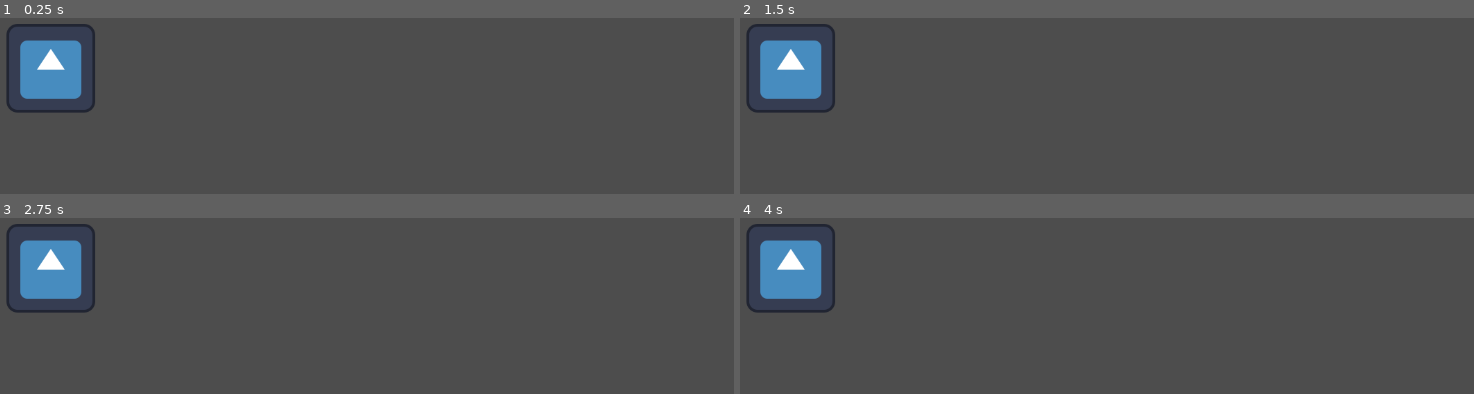
Above: before the commit, frames 1-4 (two rows, left to right).
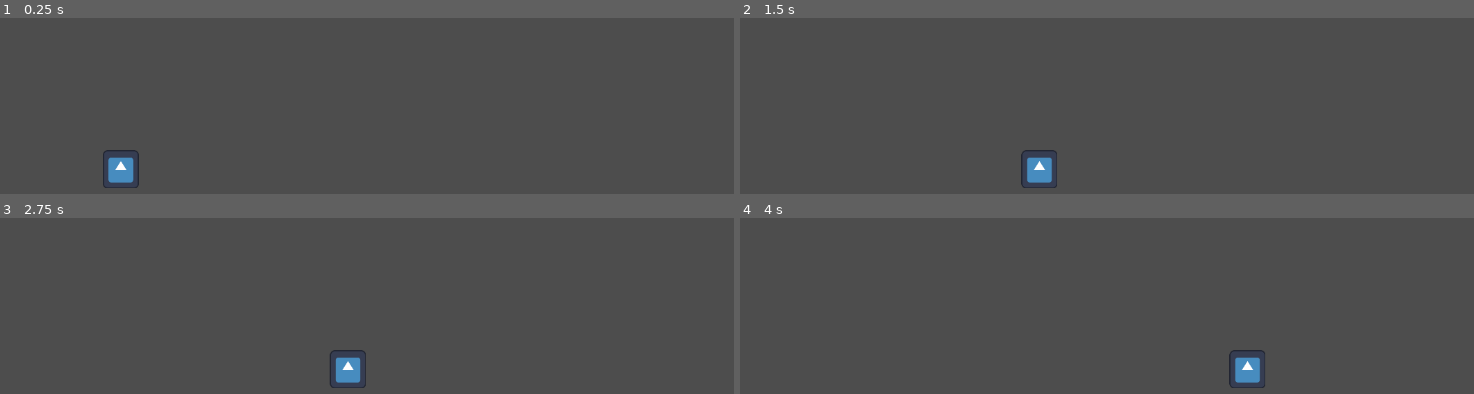
Above: after the commit, the same moments.

Repository: aboba704/Game
Game: Godot game, scene res://scenes/game.tscn
Two runs of this game, one before a commit and one after it. Both use one fixed random seed, a clock stepped at 60 frames per second and the inputs below. Before the commit the project starts from res://node_2d.tscn. The engine's default icon, where the game draws it, is replaced by a stand-in: a white triangle on a blue panel in a dark square.
Inputs:
- Up to frame 1 (0.25 s): no input
- Up to frame 2 (1.5 s): tap Enter (ui_accept) at 0.5, 0.6, 0.77, 1.07, 1.35 s; hold D (Right) from 0.53 s (still down)
- Up to frame 3 (2.75 s): tap Enter (ui_accept) at 1.52, 1.82, 2.1 s; release D (Right) at 2.03 s; hold A (Left) from 2.03 s (still down)
- Up to frame 4 (4 s): release A (Left) at 2.78 s; hold D (Right) from 2.78 s (still down); tap Enter (ui_accept) at 2.85, 3.02, 3.32, 3.6, 3.77 s

The runs differ from the first frame. In frame 1, 4.3% of the frame differs, in the area x 0-19%, y 3-97%; in frame 2, 4.3%; in frame 3, 4.2%; in frame 4, 4.3%.

Commit message:
GAMEV1
1DSDSDS

Diff:
--- a/character_body_2d.gd
+++ b/character_body_2d.gd
@@ -1,25 +1,29 @@
 extends CharacterBody2D
 
 
-const SPEED = 300.0
-const JUMP_VELOCITY = -400.0
+const SPEED = 300
+const accel = 1500
+const friction = 600
 
+var input = Vector2.ZERO
 
-func _physics_process(delta: float) -> void:
-	# Add the gravity.
-	if not is_on_floor():
-		velocity += get_gravity() * delta
+func _physics_process(delta):
+	player_movement(delta)
 
-	# Handle jump.
-	if Input.is_action_just_pressed("ui_accept") and is_on_floor():
-		velocity.y = JUMP_VELOCITY
+func get_input():
+	input.x = int(Input.is_action_pressed("Right")) - int(Input.is_action_pressed("Left"))
+	input.y = int(Input.is_action_pressed("Down")) - int(Input.is_action_pressed("Up"))
+	return input.normalized()
 
-	# Get the input direction and handle the movement/deceleration.
-	# As good practice, you should replace UI actions with custom gameplay actions.
-	var direction := Input.get_axis("ui_left", "ui_right")
-	if direction:
-		velocity.x = direction * SPEED
+func player_movement(delta):
+	input = get_input()
+
+	if input == Vector2.ZERO:
+		if velocity.length() > (friction * delta):
+			velocity -= velocity.normalized() * (friction * delta)
+		else:
+			velocity = Vector2.ZERO
 	else:
-		velocity.x = move_toward(velocity.x, 0, SPEED)
-
+		velocity += (input * accel * delta)
+		velocity = velocity.limit_length(SPEED)
 	move_and_slide()
--- a/character_body_2d_2.gd
+++ /dev/null
@@ -1,25 +0,0 @@
-extends CharacterBody2D
-
-
-const SPEED = 300.0
-const JUMP_VELOCITY = -400.0
-
-
-func _physics_process(delta: float) -> void:
-	# Add the gravity.
-	if not is_on_floor():
-		velocity += get_gravity() * delta
-
-	# Handle jump.
-	if Input.is_action_just_pressed("ui_accept") and is_on_floor():
-		velocity.y = JUMP_VELOCITY
-
-	# Get the input direction and handle the movement/deceleration.
-	# As good practice, you should replace UI actions with custom gameplay actions.
-	var direction := Input.get_axis("ui_left", "ui_right")
-	if direction:
-		velocity.x = direction * SPEED
-	else:
-		velocity.x = move_toward(velocity.x, 0, SPEED)
-
-	move_and_slide()
--- a/main.tscn
+++ /dev/null
@@ -1,15 +0,0 @@
-[gd_scene load_steps=2 format=3 uid="uid://c30prajg28m8s"]
-
-[ext_resource type="PackedScene" uid="uid://b8keh5exjw15" path="res://player.tscn" id="1_lm1wg"]
-
-[node name="Main" type="Node"]
-
-[node name="Player" parent="." instance=ExtResource("1_lm1wg")]
-
-[node name="MobTimer" type="Timer" parent="."]
-
-[node name="ScoreTimer" type="Timer" parent="."]
-
-[node name="StartTimer" type="Timer" parent="."]
-
-[node name="StartPosition" type="Marker2D" parent="."]
--- a/node_2d.gd
+++ /dev/null
@@ -1,7 +0,0 @@
-extends Area2D
-
-@export var speed = 400
-var screen_size
-
-func _ready():
-	screen_size = get_viewport_rect().size
--- a/node_2d.tscn
+++ /dev/null
@@ -1,18 +0,0 @@
-[gd_scene load_steps=4 format=3 uid="uid://bbfb3j6h1ii76"]
-
-[ext_resource type="Script" path="res://node_2d.gd" id="1_ly2do"]
-[ext_resource type="Texture2D" uid="uid://dgkgn34e4ogtc" path="res://icon.svg" id="2_savfu"]
-
-[sub_resource type="RectangleShape2D" id="RectangleShape2D_grc6u"]
-size = Vector2(127, 130)
-
-[node name="Player" type="Area2D"]
-script = ExtResource("1_ly2do")
-
-[node name="Sprite2D" type="Sprite2D" parent="."]
-position = Vector2(167, 149)
-texture = ExtResource("2_savfu")
-
-[node name="CollisionShape2D" type="CollisionShape2D" parent="."]
-position = Vector2(166.5, 148)
-shape = SubResource("RectangleShape2D_grc6u")
--- a/player.gd
+++ /dev/null
@@ -1,18 +0,0 @@
-extends CharacterBody2D
-
-
-const SPEED = 200.0
-
-
-func _physics_process(delta):
-	velocity = Vector2.ZERO
-	while Input.is_action_just_pressed("Up"):
-		velocity.y -= 1
-	while Input.is_action_just_pressed("Down"):
-		velocity.y += 1
-	while Input.is_action_just_pressed("Left"):
-		velocity.x -= 1
-	while Input.is_action_just_pressed("Right"):
-		velocity.x += 1
-	velocity = velocity.normalized() * SPEED
-	move_and_slide()
--- a/player.tscn
+++ /dev/null
@@ -1,37 +0,0 @@
-[gd_scene load_steps=5 format=3 uid="uid://b8keh5exjw15"]
-
-[ext_resource type="Script" path="res://node_2d.gd" id="1_u1id2"]
-[ext_resource type="Texture2D" uid="uid://dgkgn34e4ogtc" path="res://icon.svg" id="2_wqa2x"]
-
-[sub_resource type="SpriteFrames" id="SpriteFrames_c5nup"]
-animations = [{
-"frames": [{
-"duration": 1.0,
-"texture": ExtResource("2_wqa2x")
-}],
-"loop": true,
-"name": &"idle",
-"speed": 5.0
-}, {
-"frames": [],
-"loop": true,
-"name": &"walk",
-"speed": 5.0
-}]
-
-[sub_resource type="CapsuleShape2D" id="CapsuleShape2D_i35qa"]
-radius = 49.0
-height = 122.0
-
-[node name="Player" type="Area2D"]
-script = ExtResource("1_u1id2")
-
-[node name="AnimatedSprite2D" type="AnimatedSprite2D" parent="."]
-position = Vector2(3, 1)
-sprite_frames = SubResource("SpriteFrames_c5nup")
-animation = &"idle"
-
-[node name="CollisionShape2D" type="CollisionShape2D" parent="."]
-position = Vector2(0, 1)
-shape = SubResource("CapsuleShape2D_i35qa")
-one_way_collision_margin = 0.0
--- a/project.godot
+++ b/project.godot
@@ -11,7 +11,7 @@
 [application]
 
 config/name="Game"
-run/main_scene="res://node_2d.tscn"
+run/main_scene="res://scenes/game.tscn"
 config/features=PackedStringArray("4.3", "Forward Plus")
 config/icon="res://icon.svg"
 
--- /dev/null
+++ b/scenes/PlayerCH.tscn
@@ -0,0 +1,19 @@
+[gd_scene load_steps=4 format=3 uid="uid://lhar73cabbkt"]
+
+[ext_resource type="Script" path="res://character_body_2d.gd" id="1_v0tl7"]
+[ext_resource type="Texture2D" uid="uid://dgkgn34e4ogtc" path="res://icon.svg" id="2_fjo0a"]
+
+[sub_resource type="RectangleShape2D" id="RectangleShape2D_bchut"]
+size = Vector2(58, 61)
+
+[node name="CharacterBody2D" type="CharacterBody2D"]
+script = ExtResource("1_v0tl7")
+
+[node name="Sprite2D" type="Sprite2D" parent="."]
+position = Vector2(268, 295)
+scale = Vector2(0.40625, 0.429688)
+texture = ExtResource("2_fjo0a")
+
+[node name="CollisionShape2D" type="CollisionShape2D" parent="."]
+position = Vector2(268, 295.5)
+shape = SubResource("RectangleShape2D_bchut")
--- /dev/null
+++ b/scenes/game.tscn
@@ -0,0 +1,7 @@
+[gd_scene load_steps=2 format=3 uid="uid://cjdch8jpvi0pu"]
+
+[ext_resource type="PackedScene" uid="uid://lhar73cabbkt" path="res://scenes/PlayerCH.tscn" id="1_q20xy"]
+
+[node name="Game" type="Node2D"]
+
+[node name="CharacterBody2D" parent="." instance=ExtResource("1_q20xy")]
